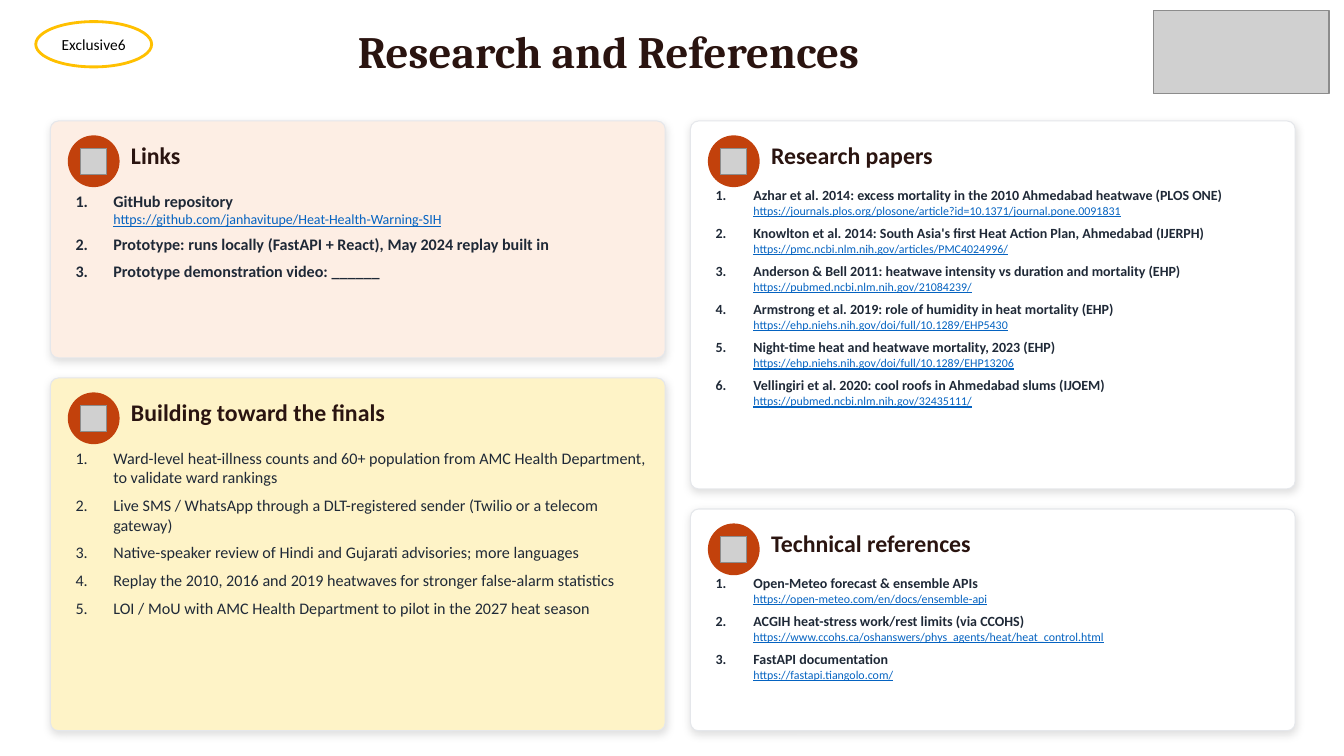
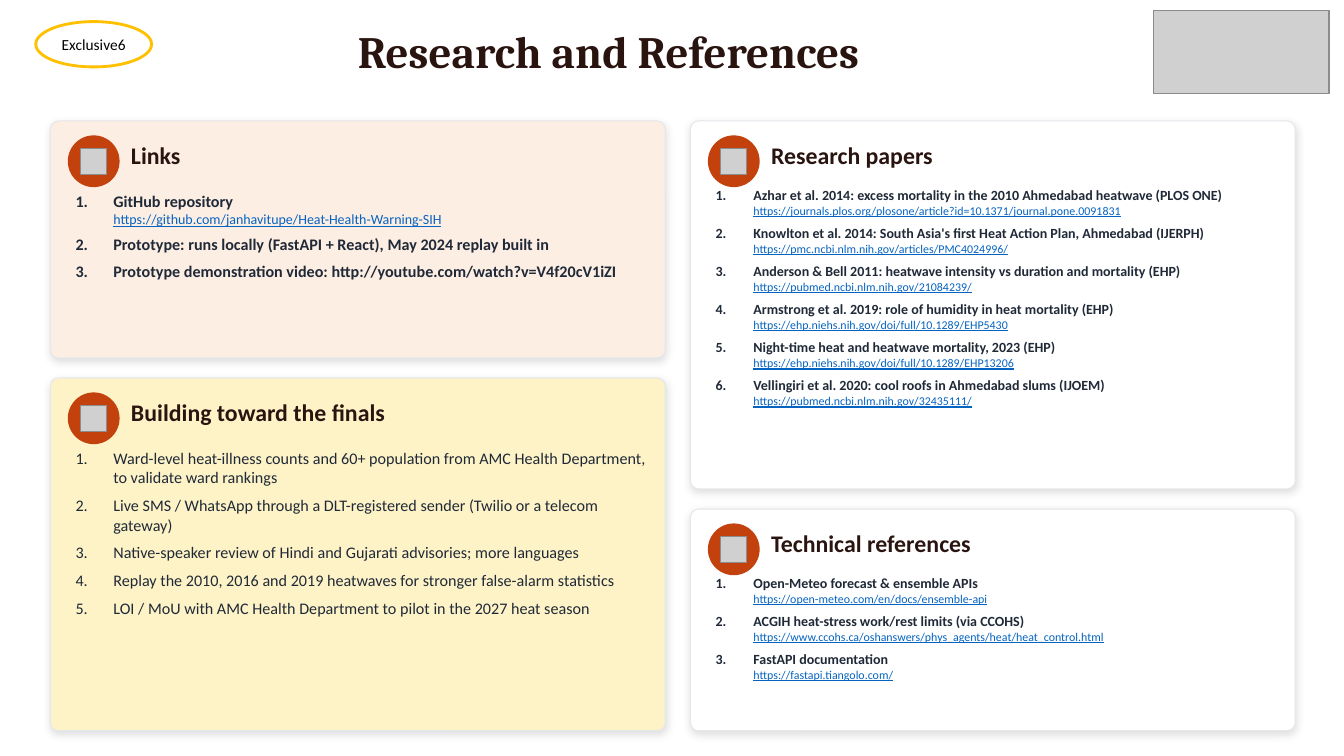
Before and after one commit to janhavitupe/Heat-Health-Warning-SIH, a slide deck: slide 6 of docs/Heat_Health_SIH2026.pptx. Drawn at 1344x756 pixels with LibreOffice and Linux fonts; fonts in the diff are those of the drawing; grey boxes stand for pictures. Boxes give left, top, right and bottom in pixels: in the first picture for what was removed or moved away, otherwise in the second. Text is boxed around its words. In the diff, an @@ line names an element or a change of style, - is before the commit and + after.

```diff
--- a/docs/Heat_Health_SIH2026.pptx
+++ b/docs/Heat_Health_SIH2026.pptx
@@ text at <box>113,265,617,280</box>: text changed @@
-3. Prototype demonstration video: ______
+3. Prototype demonstration video: http://youtube.com/watch?v=V4f20cV1iZI
```
Also in this commit, not shown: 11 other files.
